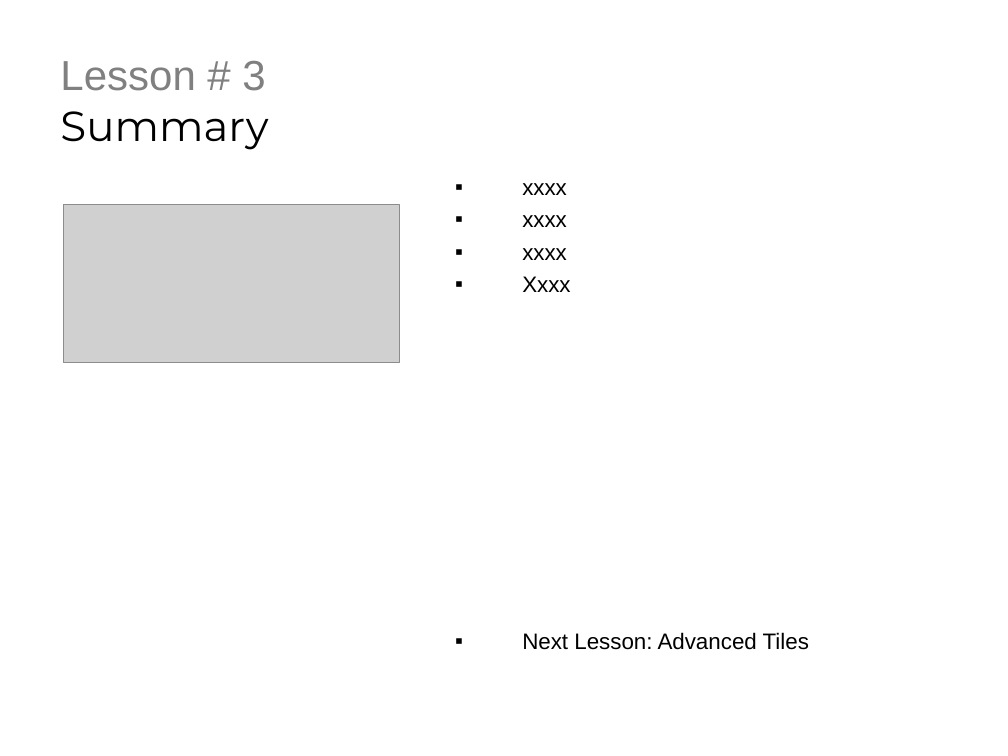
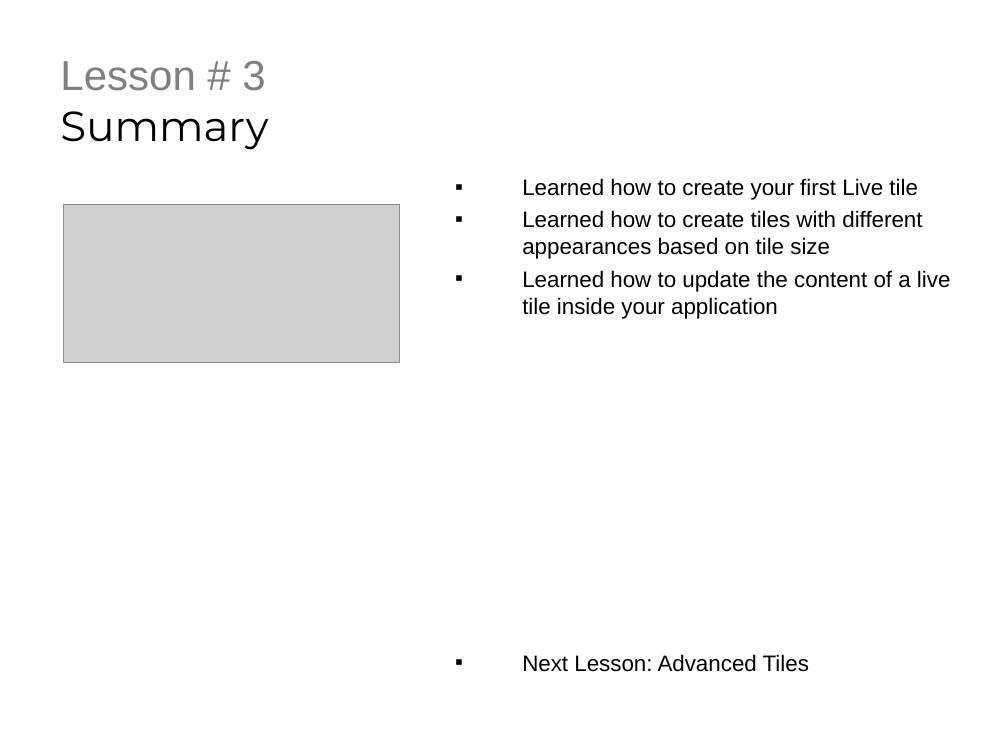
Before and after one commit to derikwhittaker/LiveLessons.WinRT, a slide deck: slide 3 of Chapter.6.WorkingWithTiles/Lesson.3.LiveTiles/Chapter6.Lesson3.ppt. Drawn at 1008x756 pixels with LibreOffice and Linux fonts; fonts in the diff are those of the drawing; grey boxes stand for pictures; background and template pictures are left out. Boxes give left, top, right and bottom in pixels: in the first picture for what was removed or moved away, otherwise in the second. Text is boxed around its words. In the diff, an @@ line names an element or a change of style, - is before the commit and + after.

```diff
--- a/Chapter.6.WorkingWithTiles/Lesson.3.LiveTiles/Chapter6.Lesson3.ppt
+++ b/Chapter.6.WorkingWithTiles/Lesson.3.LiveTiles/Chapter6.Lesson3.ppt
@@ text at box(522, 178, 951, 319): text changed @@
-▪ xxxx
-▪ xxxx
-▪ xxxx
-▪ Xxxx
+▪ Learned how to create your first Live tile
+▪ Learned how to create tiles with different appearances based on tile size
+▪ Learned how to update the content of a live tile inside your application
```
Also in this commit, not shown: 1 other slide changed, 3 other files.
